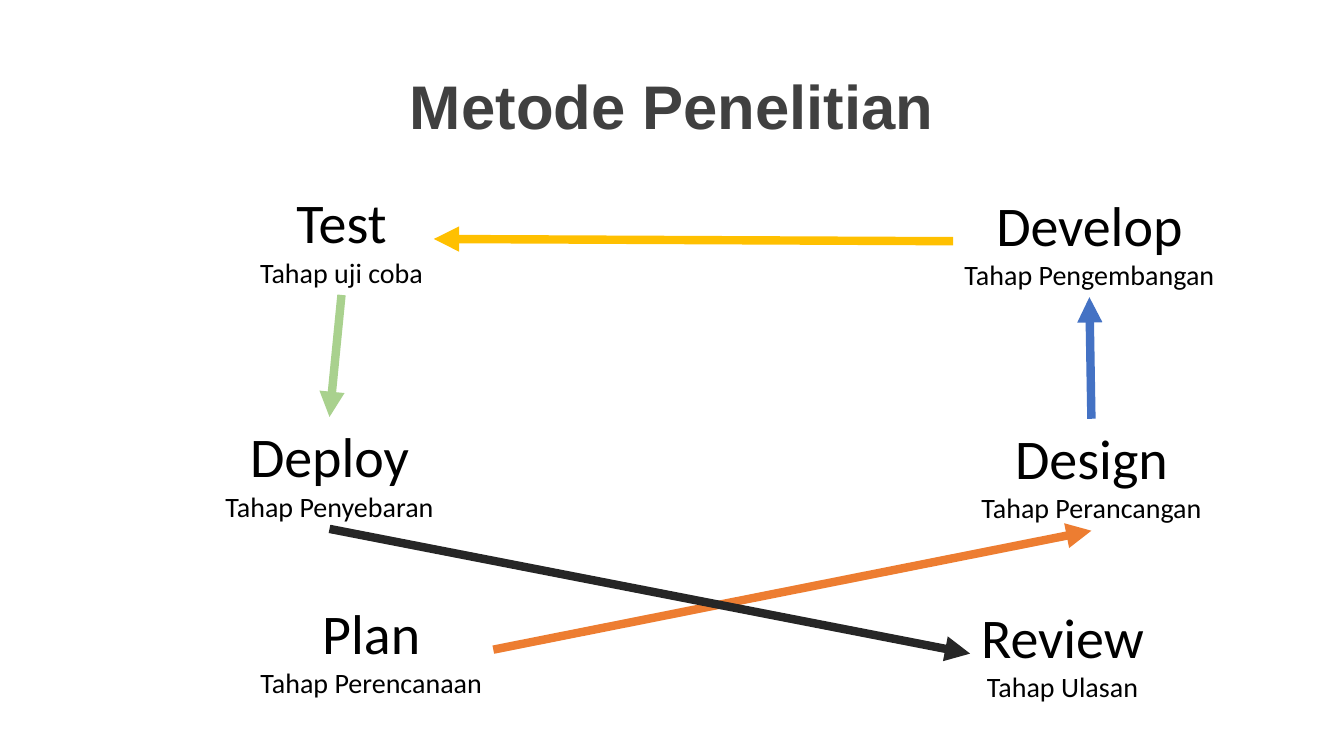
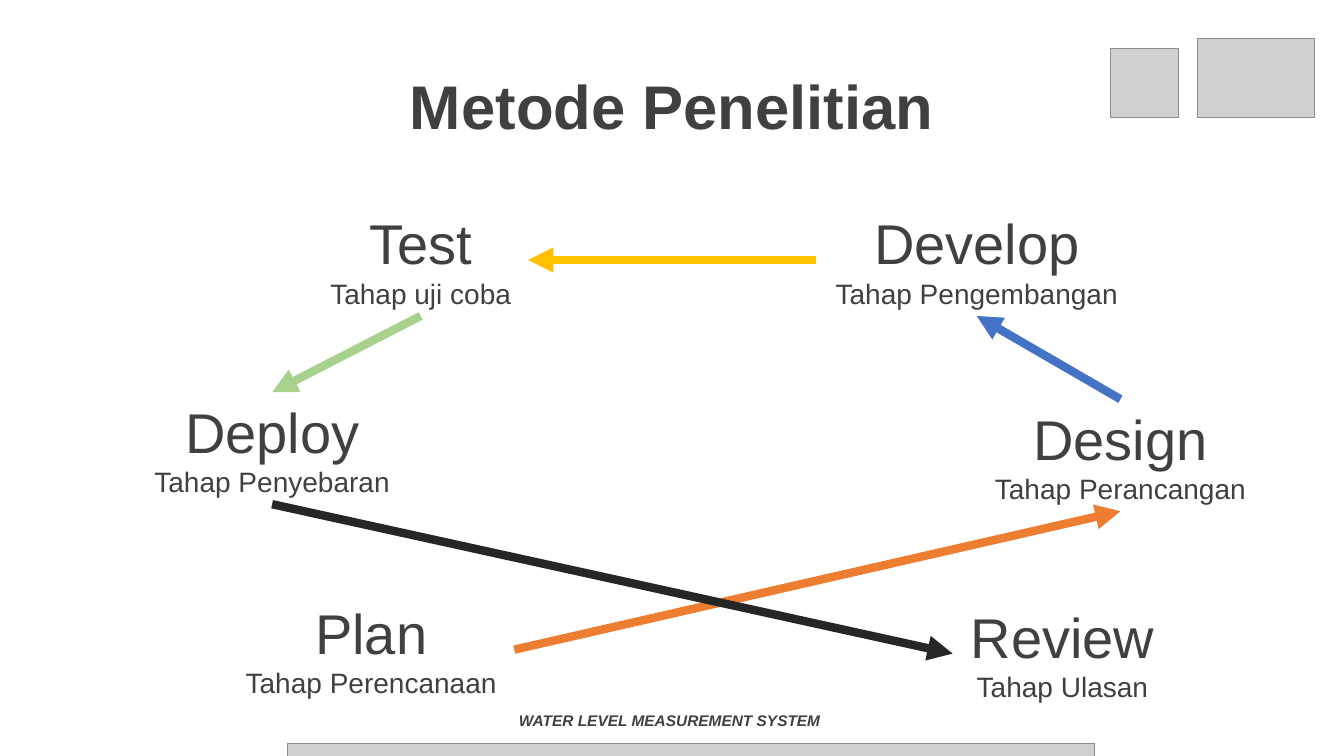
Before and after one commit to anandaricky01/tugas-akhir-doc, a slide deck: slide 5 of Tugas Akhir.pptx. Drawn at 1344x756 pixels with LibreOffice and Linux fonts; fonts in the diff are those of the drawing; grey boxes stand for pictures; background and template pictures are left out. Boxes give left, top, right and bottom in pixels: in the first picture for what was removed or moved away, otherwise in the second. Text is boxed around its words. In the diff, an @@ line names an element or a change of style, - is before the commit and + after.

```diff
--- a/Tugas Akhir.pptx
+++ b/Tugas Akhir.pptx
@@ picture added at [1110, 48, 1179, 117] @@
@@ picture added at [1198, 38, 1316, 117] @@
@@ text "Test": place and size @@
-text "Test" at [260, 207, 423, 288]
+text "Test" at [330, 225, 511, 309]
@@ font Calibri to Arial, text colour #000000 to #404040 in 6 elements at [246, 613, 497, 698], [971, 617, 1154, 702], [995, 419, 1246, 504], [154, 412, 389, 497], [330, 225, 511, 309], [836, 223, 1118, 309] @@
@@ text "Develop": place and size @@
-text "Develop" at [964, 207, 1215, 290]
+text "Develop" at [836, 223, 1118, 309]
@@ arrow moved from (954, 241) - (434, 239) to (816, 260) - (528, 260) @@
@@ arrow moved from (342, 295) - (330, 417) to (420, 316) - (272, 392) @@
@@ arrow moved from (1092, 418) - (1090, 297) to (1121, 399) - (977, 316) @@
@@ text "Deploy": place and size @@
-text "Deploy" at [225, 438, 434, 522]
+text "Deploy" at [154, 412, 389, 497]
@@ text "Design": place and size @@
-text "Design" at [981, 440, 1201, 525]
+text "Design" at [995, 419, 1246, 504]
@@ arrow moved from (330, 529) - (970, 653) to (272, 504) - (953, 653) @@
@@ arrow moved from (493, 650) - (1092, 531) to (514, 650) - (1121, 511) @@
@@ text "Plan": place and size @@
-text "Plan" at [260, 615, 482, 698]
+text "Plan" at [246, 613, 497, 698]
@@ text "Review": place and size @@
-text "Review" at [981, 619, 1144, 702]
+text "Review" at [971, 617, 1154, 702]
@@ text added at [519, 715, 820, 726], 11 pt, text #404040, bold, italic @@
+WATER LEVEL MEASUREMENT SYSTEM
@@ picture added at [287, 743, 1095, 756] @@
```
Also in this commit, not shown: 2 other slides changed, 9 slides added, 1 slide removed, 5 other files.
